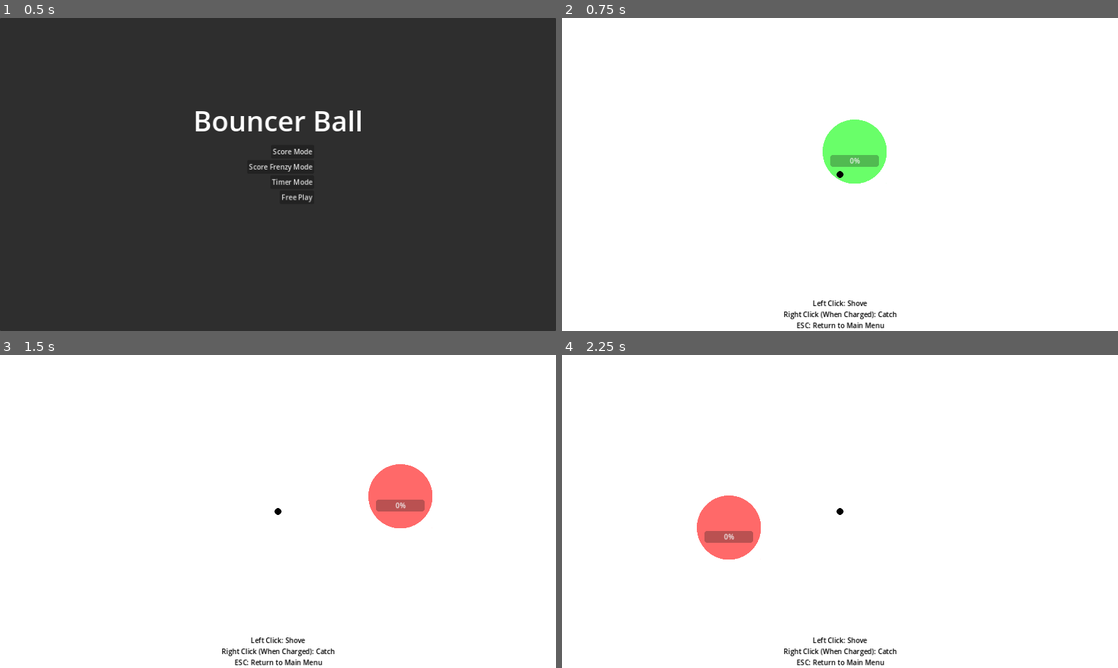
Above: before the commit, frames 1-4 (two rows, left to right).
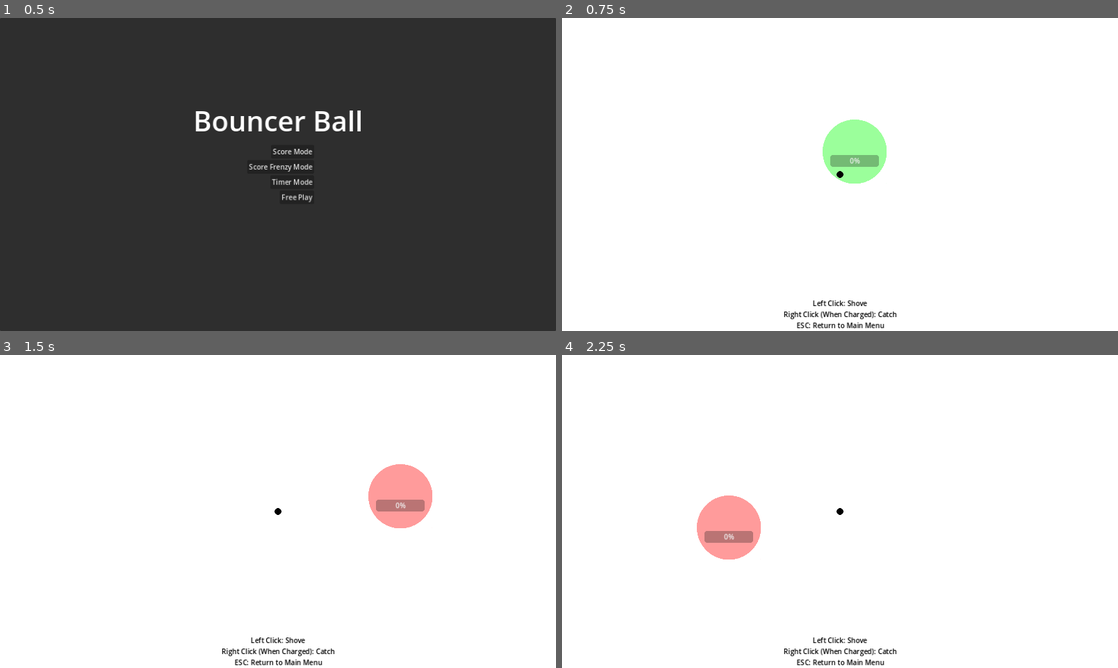
Above: after the commit, the same moments.

Repository: adsuttman/GBGJ1
Game: Godot game, scene res://main_menu.tscn
Two runs of this game, one before a commit and one after it. Both use one fixed random seed, a clock stepped at 60 frames per second and the inputs below.
Inputs (mouse positions are in pixels of both pictures, inside the frame that each line leads up to):
- Up to frame 1 (0.5 s): no input
- Up to frame 2 (0.75 s): click "Score Mode" at 0.5 s
- Up to frame 3 (1.5 s): tap Enter at 1.25 s; move the mouse to (400, 495) at 1.27 s; click (400, 495) at 1.42 s
- Up to frame 4 (2.25 s): tap Space at 2 s; move the mouse to (728, 527) at 2.02 s; click (728, 527) at 2.17 s

Frame 1 is identical in both runs. In frame 2, 1.8% of the frame differs, in the area x 46-59%, y 32-53%; in frame 3, 1.8%, in the area x 66-78%, y 34-56%; in frame 4, 1.8%.

Commit message:
changed ordering of some visual elements

Diff:
--- a/game.tscn
+++ b/game.tscn
@@ -85,6 +85,7 @@
 
 [node name="GameOver" type="Control" parent="."]
 visible = false
+z_index = 1
 layout_mode = 3
 anchors_preset = 0
 offset_right = 1280.0
--- a/pointer.tscn
+++ b/pointer.tscn
@@ -7,10 +7,11 @@
 radius = 75.0
 
 [node name="Pointer" type="Node2D"]
+z_index = 1
 script = ExtResource("1_tqyq6")
 shove_strength = 1000.0
-positive_color = Color(0, 1, 0, 0.588235)
-negative_color = Color(1, 0, 0, 0.588235)
+positive_color = Color(0, 1, 0, 0.392157)
+negative_color = Color(1, 0, 0, 0.392157)
 
 [node name="ShoveIndicator" type="Sprite2D" parent="."]
 scale = Vector2(0.575, 0.575)
--- a/score_frenzy_mode.gd
+++ b/score_frenzy_mode.gd
@@ -28,12 +28,12 @@
 	inst.position.x = random.randi_range(min_spawn_x,max_spawn_x)
 	inst.position.y = random.randi_range(min_spawn_y,max_spawn_y)
 	inst.ball_entered.connect(on_collection)
-	add_child(inst)
+	game.add_child(inst)
 
 func spawn_effect_area(transform: Transform2D):
 	var inst = area.instantiate()
 	inst.transform = transform.scaled_local(area_scale)
-	add_child(inst)
+	game.add_child(inst)
 
 func on_collection(transform: Transform2D):
 	score += 1
--- a/score_mode.gd
+++ b/score_mode.gd
@@ -27,12 +27,12 @@
 	inst.position.x = random.randi_range(min_spawn_x,max_spawn_x)
 	inst.position.y = random.randi_range(min_spawn_y,max_spawn_y)
 	inst.ball_entered.connect(on_collection)
-	add_child(inst)
+	game.add_child(inst)
 
 func spawn_effect_area(transform: Transform2D):
 	var inst = area.instantiate()
 	inst.transform = transform.scaled_local(area_scale)
-	add_child(inst)
+	game.add_child(inst)
 
 func on_collection(transform: Transform2D):
 	score += 1
